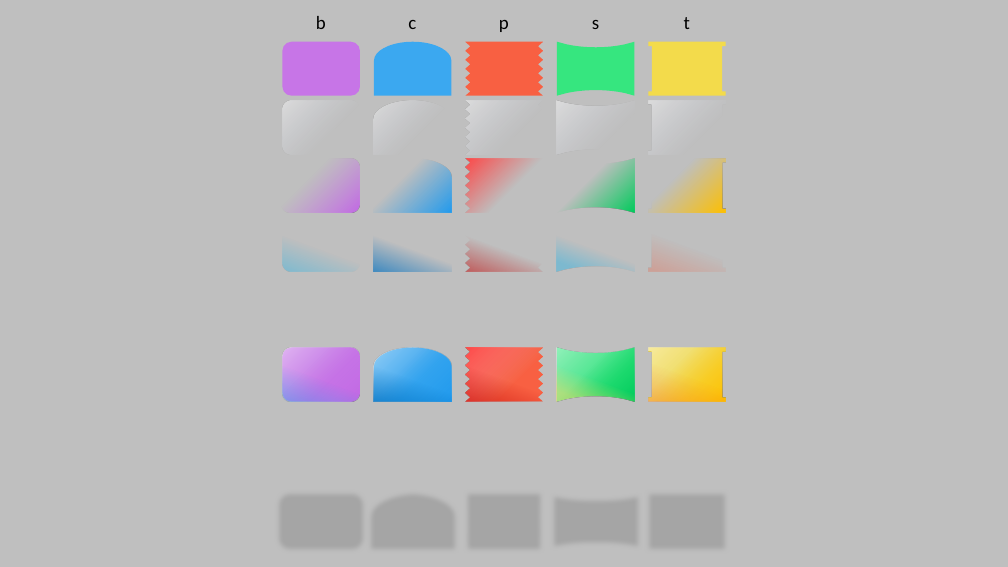
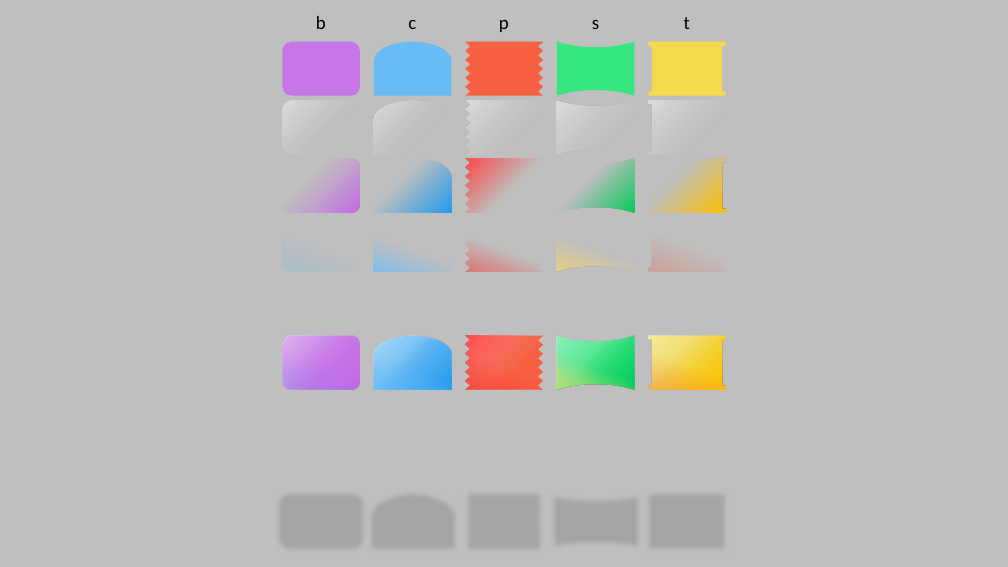
Before and after one commit to histopen/assets, a slide deck: slide 1 of Icons_UI/bcpst.pptx. Drawn at 1008x567 pixels with LibreOffice and Linux fonts; fonts in the diff are those of the drawing. Boxes give left, top, right and bottom in pixels: in the first picture for what was removed or moved away, otherwise in the second. Text is boxed around its words. In the diff, an @@ line names an element or a change of style, - is before the commit and + after.

```diff
--- a/Icons_UI/bcpst.pptx
+++ b/Icons_UI/bcpst.pptx
@@ freeform shape at <box>374,42,451,95</box>: fill #3BA8F0 to #68BBF4 @@
@@ rounded rectangle at <box>283,217,360,271</box>: fill gradient #00B0F0 to gradient #00B0F0 to #3FCDFF @@
@@ freeform shape at <box>374,217,451,271</box>: fill gradient #0070C0 to gradient #65BDFF @@
@@ freeform shape at <box>465,217,543,271</box>: fill gradient #C00000 to gradient #FF2D2D @@
@@ freeform shape: place and size @@
-freeform shape at <box>557,348,634,402</box>
+freeform shape at <box>557,217,634,271</box>
@@ freeform shape removed at <box>557,217,634,271</box> @@
@@ rounded rectangle at <box>283,336,360,389</box>: fill gradient #00B0F0 to gradient #00B0F0 to #3FCDFF @@
@@ 15 freeform shapes, 4 rounded rectangles: place and size @@
-15 freeform shapes, 4 rounded rectangles at <box>282,347,726,402</box>
+15 freeform shapes, 4 rounded rectangles at <box>282,336,726,390</box>
@@ freeform shape at <box>374,336,451,389</box>: fill #3BA8F0 to #68BBF4 @@
@@ freeform shape at <box>374,336,451,389</box>: fill gradient #0070C0 to gradient #65BDFF @@
@@ freeform shape at <box>465,336,543,390</box>: fill gradient #C00000 to gradient #FF2D2D @@
@@ freeform shape added at <box>557,336,634,389</box>, fill gradient #FFD966 @@
```
Also in this commit, not shown: 5 other files.
